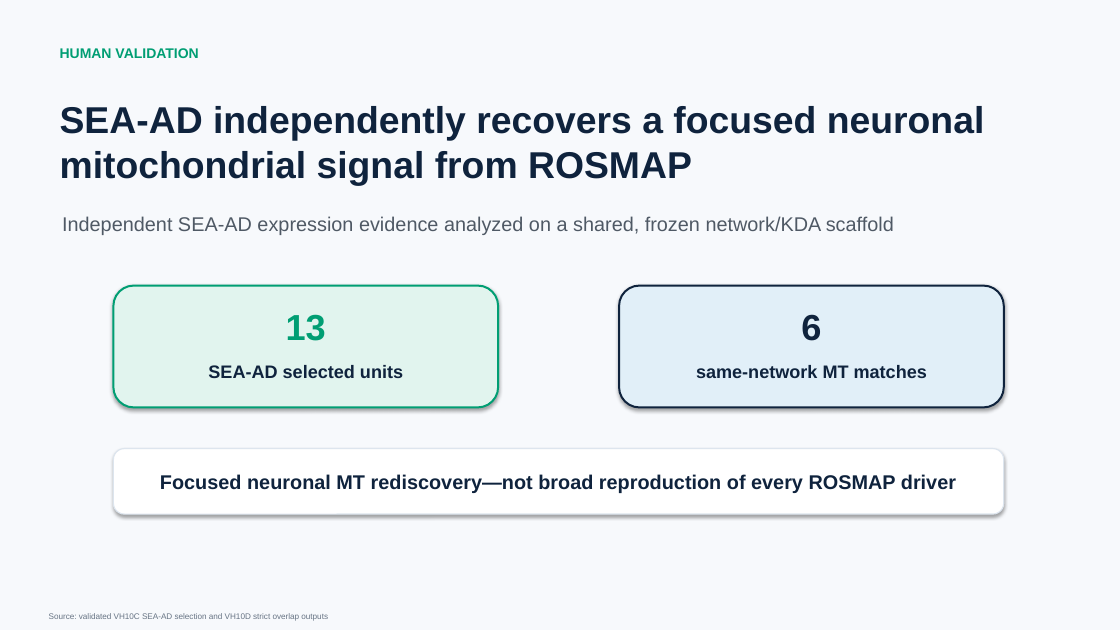
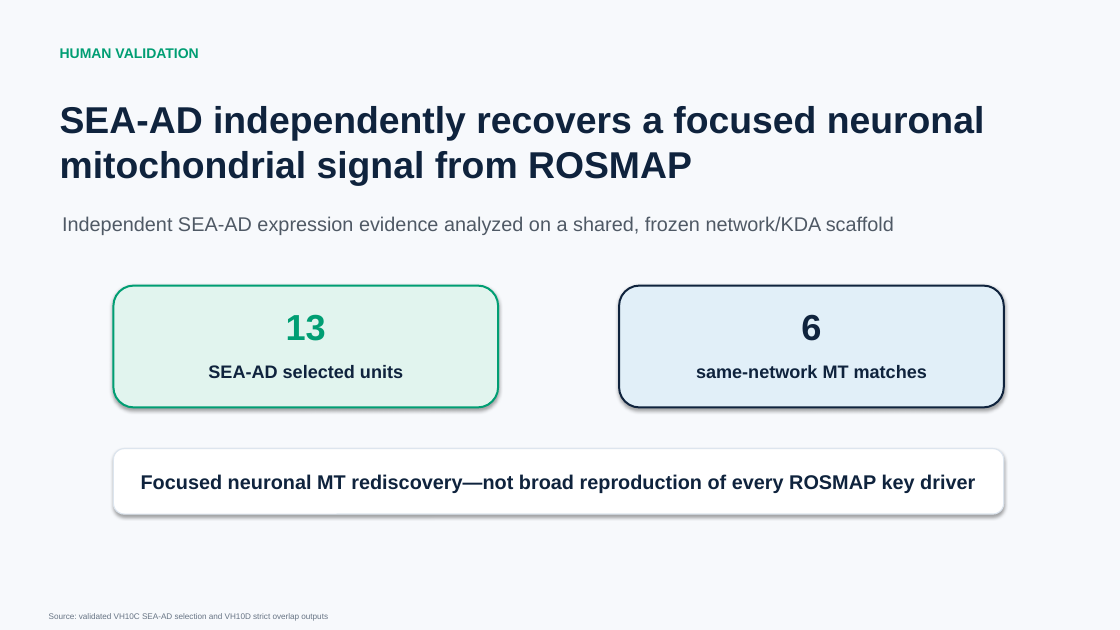
Before and after one commit to ericzhuang2010/alzheimer, a slide deck: slide 1 of docs/presentations/seaad_rosmap_human_validation_08252026.pptx. Drawn at 1120x630 pixels with LibreOffice and Linux fonts; fonts in the diff are those of the drawing. Boxes give left, top, right and bottom in pixels: in the first picture for what was removed or moved away, otherwise in the second. Text is boxed around its words. In the diff, an @@ line names an element or a change of style, - is before the commit and + after.

Commit message:
upload slides

```diff
--- a/docs/presentations/seaad_rosmap_human_validation_08252026.pptx
+++ b/docs/presentations/seaad_rosmap_human_validation_08252026.pptx
@@ text at [141,474,975,493]: text changed @@
-Focused neuronal MT rediscovery—not broad reproduction of every ROSMAP driver
+Focused neuronal MT rediscovery—not broad reproduction of every ROSMAP key driver
```
